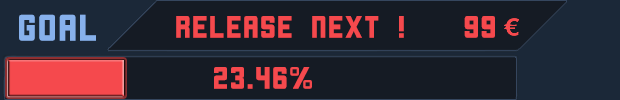
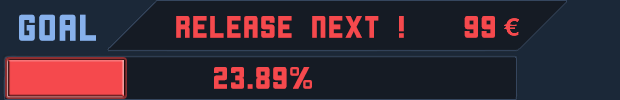
Comparing the layer stacks of the two (620, 100) images. Changes:
renamed "23.46%" to "23.89%", painted on it over box(256, 67, 287, 89)
